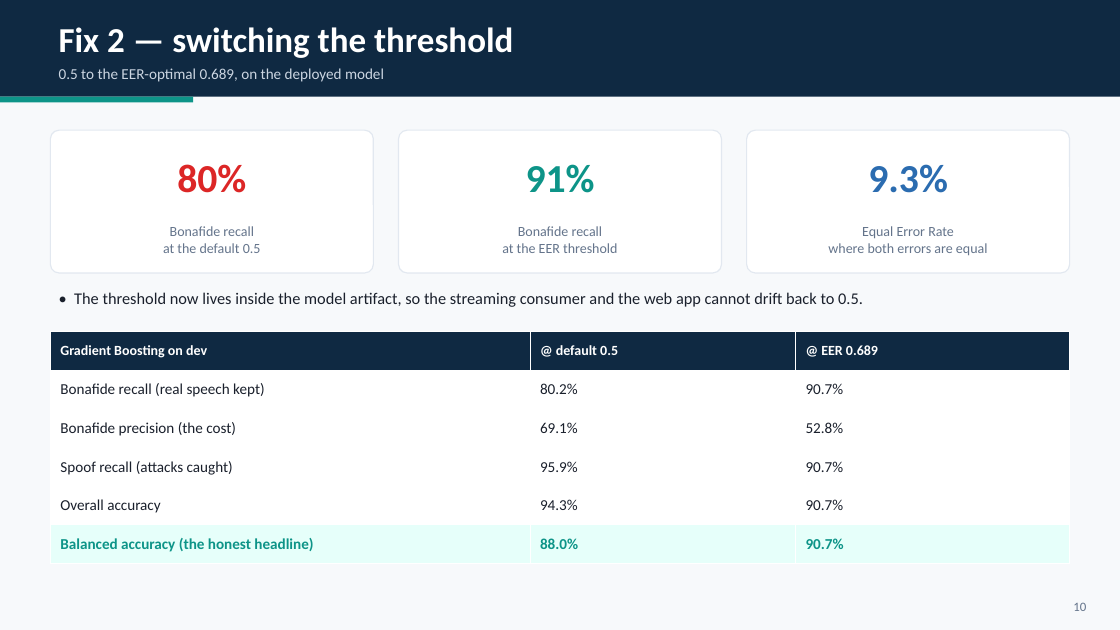
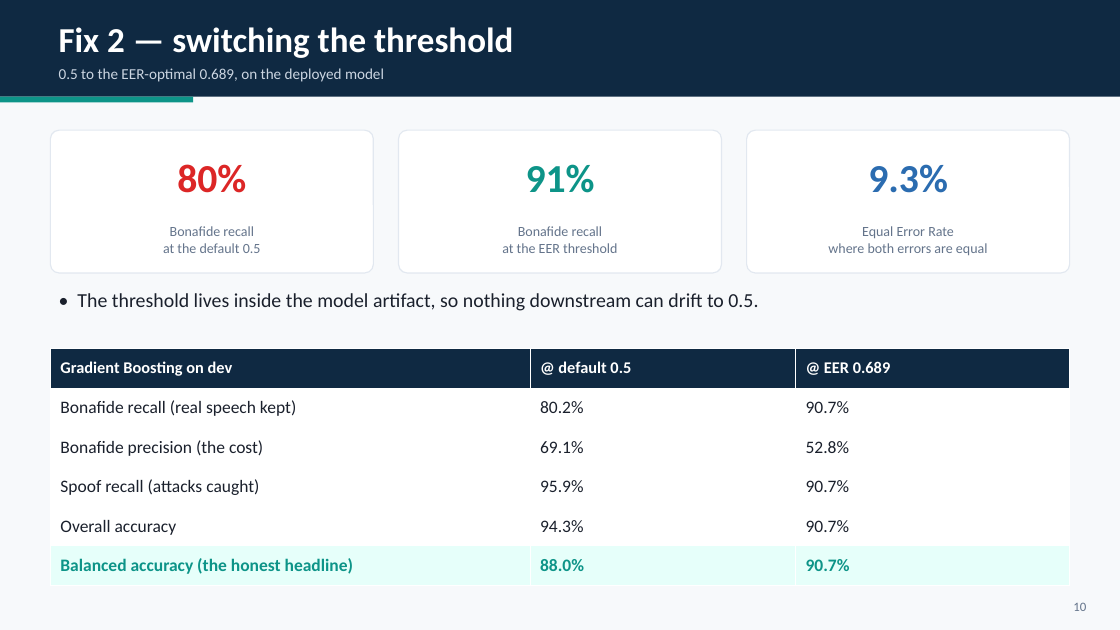
Before and after one commit to HadarBaum/asvspoof-voice-ai, a slide deck: slide 11 of docs/slides/slides.pptx. Drawn at 1120x630 pixels with LibreOffice and Linux fonts; fonts in the diff are those of the drawing. Boxes give left, top, right and bottom in pixels: in the first picture for what was removed or moved away, otherwise in the second. Text is boxed around its words. In the diff, an @@ line names an element or a change of style, - is before the commit and + after.

```diff
--- a/docs/slides/slides.pptx
+++ b/docs/slides/slides.pptx
@@ text at (x1=77, y1=293, x2=758, y2=311): text changed; size 14 to 17 pt @@
-• The threshold now lives inside the model artifact, so the streaming consumer and the web app cannot drift back to 0.5.
+• The threshold lives inside the model artifact, so nothing downstream can drift to 0.5.
@@ table at (x1=50, y1=349, x2=1070, y2=586) @@
@@ size 12 to 14 pt in "Gradient Boosting on dev", "@ default 0.5", "@ EER 0.689" @@
@@ size 13 to 15 pt in "Bonafide recall (real speech kept)", "80.2%", "90.7%", "Bonafide precision (the cost)" and 11 more places @@
@@ table resized from (x1=50, y1=332, x2=1070, y2=564) to (x1=50, y1=349, x2=1070, y2=586) @@
```
Also in this commit, not shown: 2 other slides changed, 1 other file.
